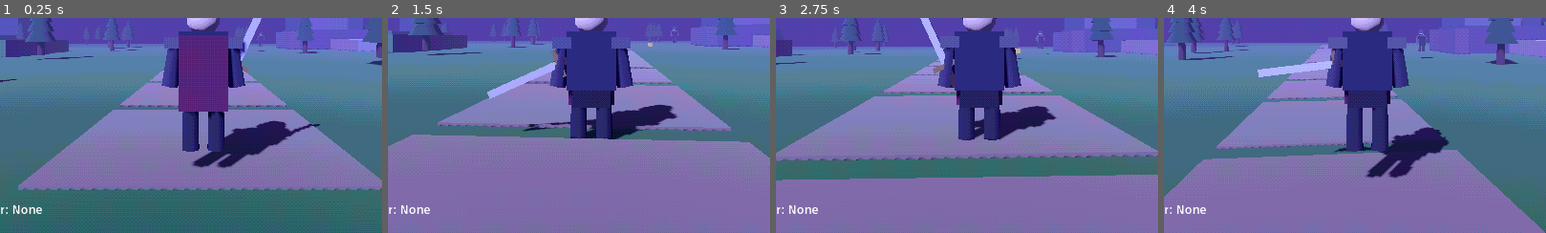
Above: before the commit, frames 1-4 (left to right).
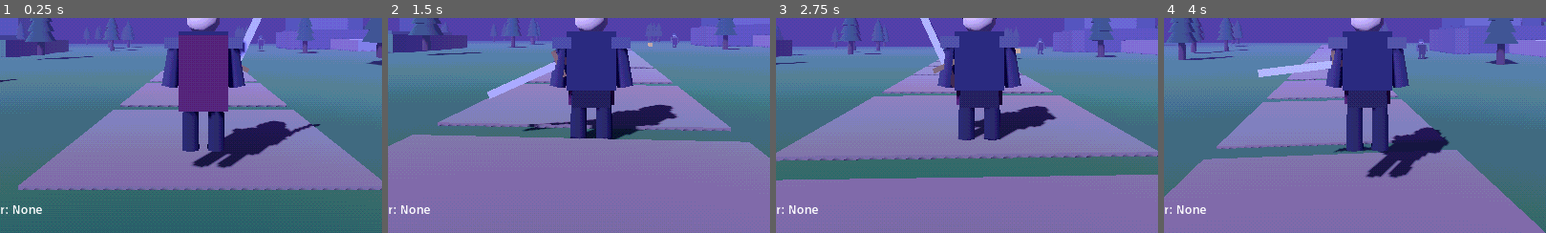
Above: after the commit, the same moments.

Repository: jasonjllind-cpu/aispel
Game: Godot game, scene res://main.tscn
Same seed, same stepped clock (60 frames per second), same inputs: the game is played once before the commit and once after it.
Inputs (mouse positions are % of the whole screen's width and height, from its top left):
- Up to frame 1 (0.25 s): no input
- Up to frame 2 (1.5 s): move the mouse to (55, 50) at 0.52 s; press the mouse at (55, 50) at 0.53 s; hold W (move_forward) from 0.53 s (still down); tap Space (jump) at 0.77 s; move the mouse to (45, 50) at 1.27 s; release the mouse at (45, 50) at 1.28 s; click (45, 50) at 1.35 s
- Up to frame 3 (2.75 s): keep holding W (move_forward); tap Space (jump) at 1.52 s; move the mouse to (52, 48) at 2.02 s; hold R (equip_next) from 2.03 s (still down); click (52, 48) at 2.3 s
- Up to frame 4 (4 s): keep holding W (move_forward); move the mouse to (49, 52) at 2.77 s; release R (equip_next) at 2.78 s; tap E (interact) at 2.85 s; tap Space (jump) at 3.02, 3.77 s; click (49, 52) at 3.05 s; move the mouse to (57, 51) at 3.52 s; hold Shift (sprint) from 3.53 s (still down); click (57, 51) at 3.8 s
The pictures show only the part of the screen within x 23-73%, y 45-95%; the shares and areas given below are measured in that part.

The runs differ from the first frame. In frame 1, less than 0.1% of the frame differs, in the area x 67-70%, y 7-15%; in frame 2, less than 0.1%; in frame 3, less than 0.1%; in frame 4, 0.2%, in the area x 66-71%, y 7-20%.
Error before the commit: Parse Error: Cannot infer the type of "push" variable because the value doesn't have a set type. (res://scripts/enemy.gd:82)

Commit message:
Fix Godot 4.3 enemy type inference error

Diff:
--- a/scripts/enemy.gd
+++ b/scripts/enemy.gd
@@ -29,16 +29,16 @@
 		velocity.y -= gravity * delta
 
 	if target == null or not is_instance_valid(target):
-		var players := get_tree().get_nodes_in_group("player")
-		if players.size() > 0:
-			target = players[0]
+		var players: Array[Node] = get_tree().get_nodes_in_group("player")
+		if players.size() > 0 and players[0] is Node3D:
+			target = players[0] as Node3D
 
 	if target != null and stagger_timer <= 0.0:
-		var offset := target.global_position - global_position
+		var offset: Vector3 = target.global_position - global_position
 		offset.y = 0.0
-		var distance := offset.length()
+		var distance: float = offset.length()
 		if distance <= detection_range and distance > stop_range:
-			var dir := offset.normalized()
+			var dir: Vector3 = offset.normalized()
 			velocity.x = dir.x * move_speed
 			velocity.z = dir.z * move_speed
 			look_at(global_position + dir, Vector3.UP)
@@ -78,8 +78,9 @@
 	health -= amount
 	stagger_timer = 0.22
 	if attacker is Node3D:
-		target = attacker
-		var push := global_position - attacker.global_position
+		var attacker_3d := attacker as Node3D
+		target = attacker_3d
+		var push: Vector3 = global_position - attacker_3d.global_position
 		push.y = 0.0
 		if push.length() > 0.01:
 			push = push.normalized()
@@ -100,7 +101,7 @@
 func _die() -> void:
 	dead = true
 	remove_from_group("enemy")
-	var world := get_parent()
+	var world: Node = get_parent()
 	if world != null and world.has_method("spawn_combat_loot"):
 		world.spawn_combat_loot(global_position)
 	var visual := get_node_or_null("Visual") as Node3D
